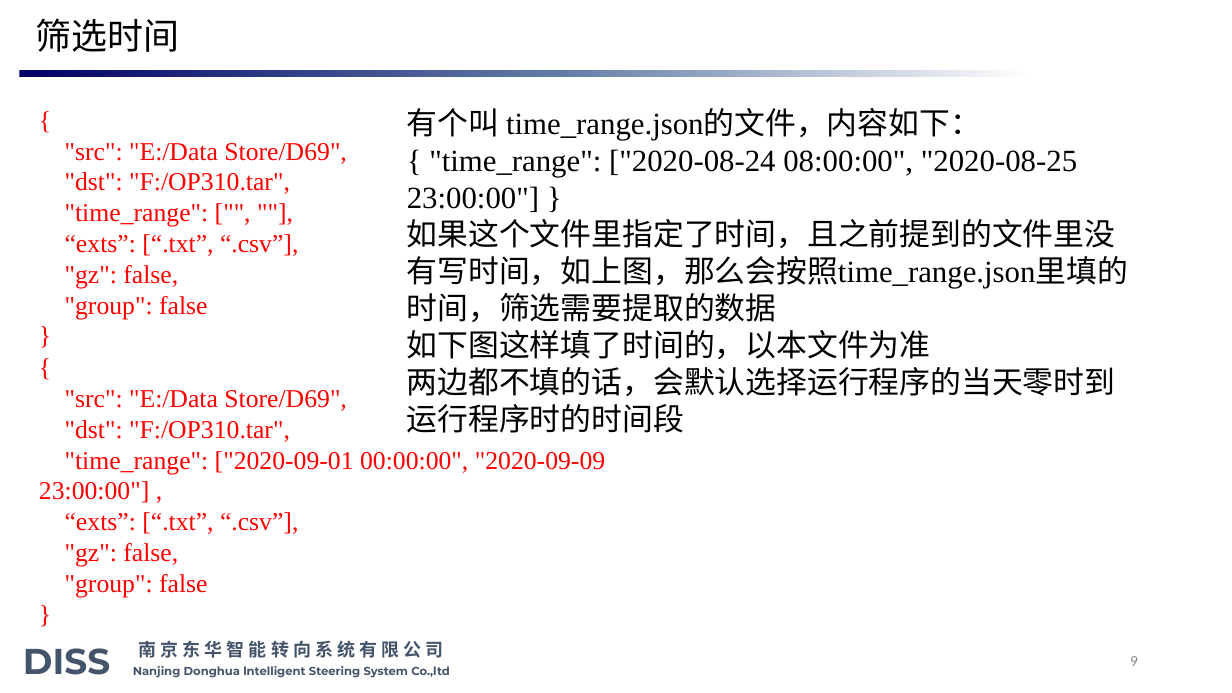
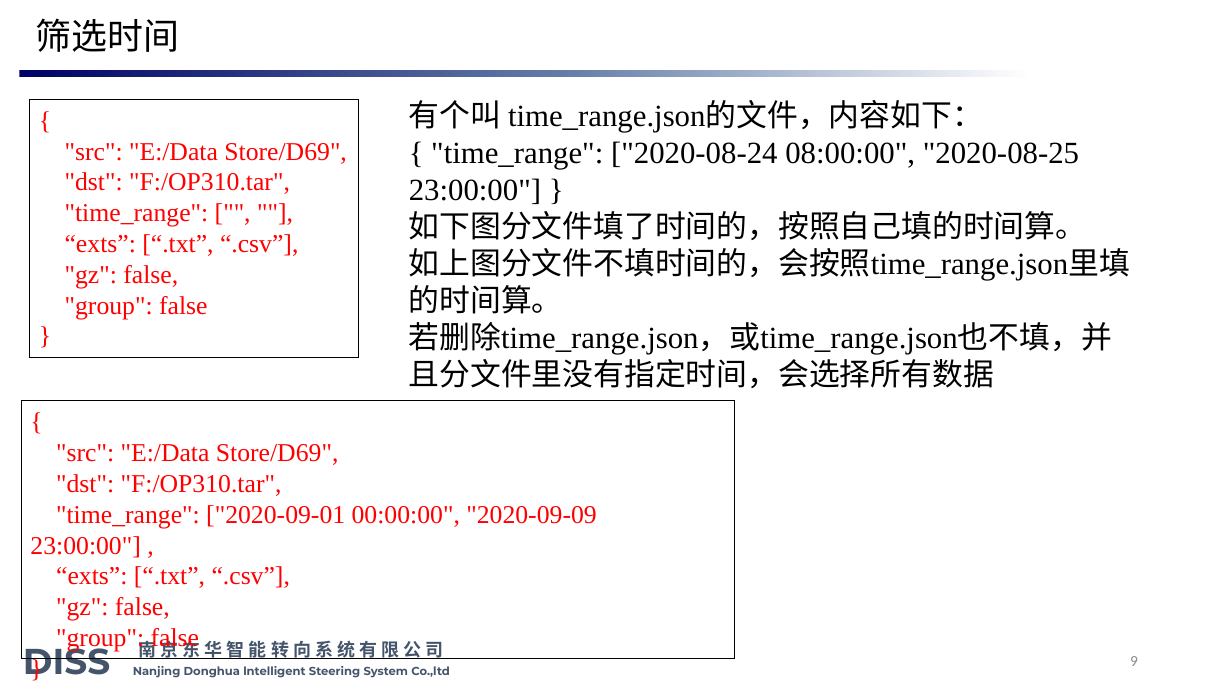
Before and after one commit to bluequilt/DISS_extract_files, a slide deck: slide 9 of 提取数据说明.pptx. Drawn at 1232x693 pixels with LibreOffice and Linux fonts; fonts in the diff are those of the drawing; background and template pictures are left out. Boxes give left, top, right and bottom in pixels: in the first picture for what was removed or moved away, otherwise in the second. Text is boxed around its words. In the diff, an @@ line names an element or a change of style, - is before the commit and + after.

```diff
--- a/提取数据说明.pptx
+++ b/提取数据说明.pptx
@@ rectangle "{": place and size @@
-rectangle "{" at <box>65,143,347,319</box>
+rectangle "{" at <box>30,99,359,357</box>
@@ rectangle "{" at <box>30,99,359,357</box>: outline none to #000000 0.75 pt @@
@@ text "有个叫 time_range.json的文件，内容如下：": place and size @@
-text "有个叫 time_range.json的文件，内容如下：" at <box>407,108,1128,433</box>
+text "有个叫 time_range.json的文件，内容如下：" at <box>409,100,1130,388</box>
@@ text at <box>409,211,1130,388</box>: text changed @@
-如果这个文件里指定了时间，且之前提到的文件里没有写时间，如上图，那么会按照time_range.json里填的时间，筛选需要提取的数据
-如下图这样填了时间的，以本文件为准
-两边都不填的话，会默认选择运行程序的当天零时到运行程序时的时间段
+如下图分文件填了时间的，按照自己填的时间算。
+如上图分文件不填时间的，会按照time_range.json里填的时间算。
+若删除time_range.json，或time_range.json也不填，并且分文件里没有指定时间，会选择所有数据
@@ rectangle "{" at <box>21,401,735,659</box>: outline none to #000000 0.75 pt @@
@@ rectangle "{": place and size @@
-rectangle "{" at <box>39,390,605,597</box>
+rectangle "{" at <box>21,401,735,659</box>
```
Also in this commit, not shown: 2 other slides changed, 1 other file.
